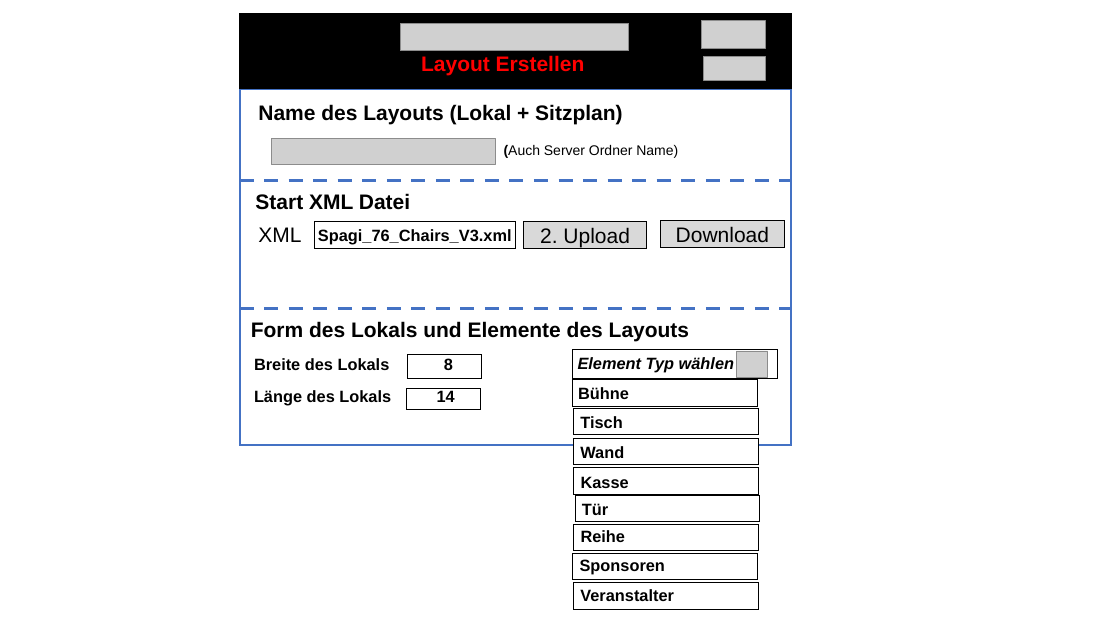
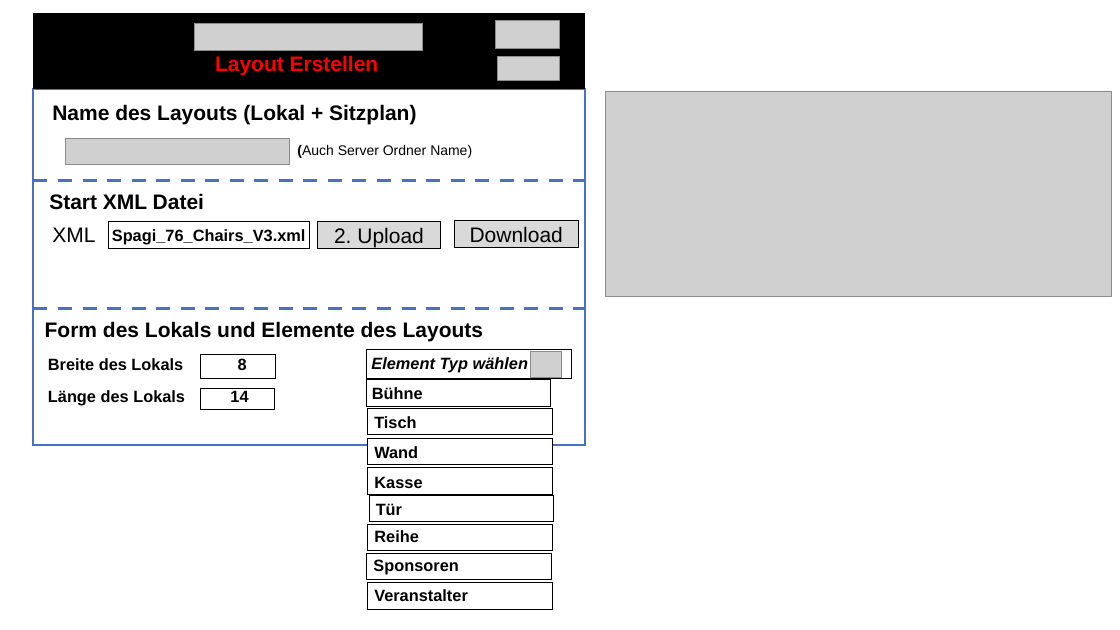
Before and after one commit to JazzLiveAarau/WwwReservationLayout, a slide deck: slide 1 of Description/ReservationCreateLayout.pptx. Drawn at 1120x630 pixels with LibreOffice and Linux fonts; fonts in the diff are those of the drawing; grey boxes stand for pictures. Boxes give left, top, right and bottom in pixels: in the first picture for what was removed or moved away, otherwise in the second. Text is boxed around its words. In the diff, an @@ line names an element or a change of style, - is before the commit and + after.

Commit message:
HTML elements for table groups

```diff
--- a/Description/ReservationCreateLayout.pptx
+++ b/Description/ReservationCreateLayout.pptx
@@ picture added at <box>606,92,1111,297</box> @@
@@ 18 texts, 16 rectangles, 5 pictures, 2 lines: place and size @@
-18 texts, 16 rectangles, 5 pictures, 2 lines at <box>239,13,791,610</box>
+18 texts, 16 rectangles, 5 pictures, 2 lines at <box>34,13,586,610</box>
```
Also in this commit, not shown: 1 other slide changed, 1 slide added, 2 other files.
